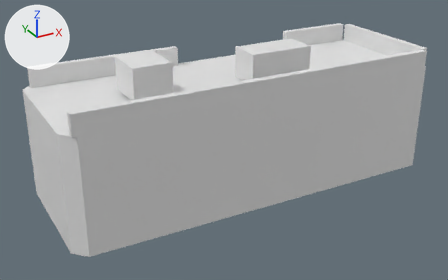
Two versions of the OBJ model cloudbreak-array-r4/assets/tower-p-1-col.obj, one commit apart.
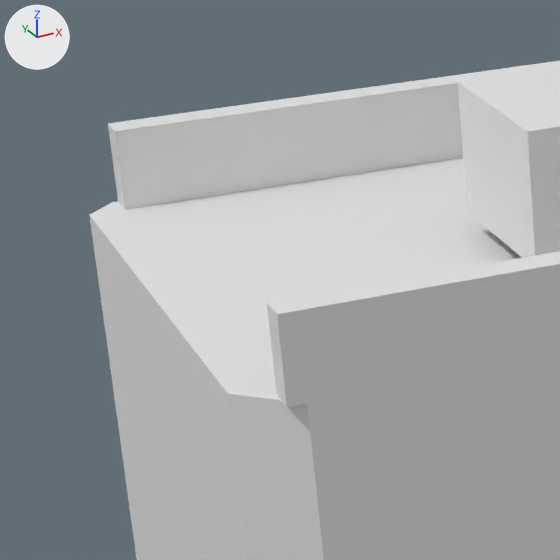
The first picture shows the older version from a 50 mm camera at (-7.92, -13.78, 5.14) aimed at (-0.41, -0.12, -1.69). The close-ups show the older and then the newer version on the part from 0% to 31% of the width and 13% to 63% of the height of that picture. Only the edits that show in the close-ups are written down. The axes (+X, +Y, +Z) are drawn at upper left. The lights are the same throughout. Where no turn or scale is listed for an object, it has been applied to the vertices.

Names of what the first close-up shows: 'Part000', 'Part001', 'Part004', 'Part007', 'Part009', 'Part011'.
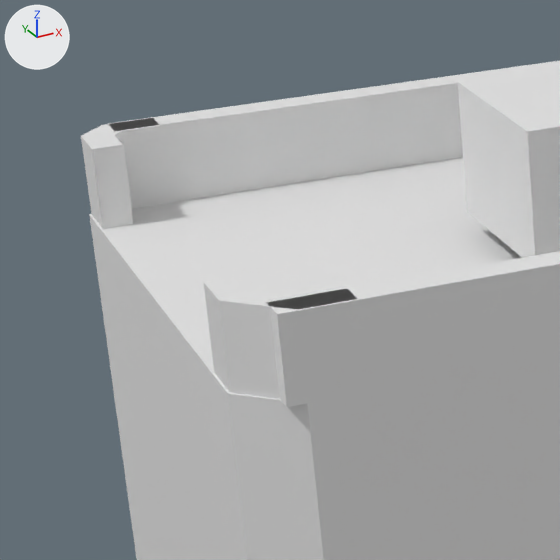
Location of each change, [x1, y1, x2, y2] in pixels of the close-ups (560 x 560 px):
'Part017', added
    after: [219, 290, 302, 399]
'Part015', added
    after: [81, 135, 133, 229]
'Part013', added
    after: [105, 118, 170, 209]
'Part016', added
    after: [204, 276, 251, 392]
'Part018', added
    after: [300, 288, 357, 309]
'Part014', added
    after: [82, 125, 132, 210]

The change, as a list of edits to the scene's bpy script:
```text
Add me_part018:
    me_part018.from_pydata([(-4.865, -1.887, 0.0), (-4.55, -1.887, 0.0), (-4.55, -1.699, 0.0), (-4.787, -1.699, 0.0), (-4.865, -1.887, 0.52), (-4.55, -1.887, 0.52), (-4.55, -1.699, 0.52), (-4.787, -1.699, 0.52)], [], [(2, 1, 0), (5, 6, 4), (3, 2, 0), (6, 7, 4), (5, 4, 0), (1, 5, 0), (6, 5, 1), (2, 6, 1), (7, 6, 2), (3, 7, 2), (4, 7, 3), (0, 4, 3)])
Add me_part017:
    me_part017.from_pydata([(-5.187, -1.565, 0.0), (-4.865, -1.887, 0.0), (-4.787, -1.699, 0.0), (-4.999, -1.487, 0.0), (-5.187, -1.565, 0.52), (-4.865, -1.887, 0.52), (-4.787, -1.699, 0.52), (-4.999, -1.487, 0.52)], [], [(2, 1, 0), (5, 6, 4), (3, 2, 0), (6, 7, 4), (5, 4, 0), (1, 5, 0), (6, 5, 1), (2, 6, 1), (7, 6, 2), (3, 7, 2), (4, 7, 3), (0, 4, 3)])
Add me_part016:
    me_part016.from_pydata([(-5.187, -1.25, 0.0), (-5.187, -1.565, 0.0), (-4.999, -1.487, 0.0), (-4.999, -1.25, 0.0), (-5.187, -1.25, 0.52), (-5.187, -1.565, 0.52), (-4.999, -1.487, 0.52), (-4.999, -1.25, 0.52)], [], [(2, 1, 0), (5, 6, 4), (3, 2, 0), (6, 7, 4), (5, 4, 0), (1, 5, 0), (6, 5, 1), (2, 6, 1), (7, 6, 2), (3, 7, 2), (4, 7, 3), (0, 4, 3)])
Add me_part015:
    me_part015.from_pydata([(-5.187, 1.713, 0.0), (-5.187, 1.398, 0.0), (-4.999, 1.398, 0.0), (-4.999, 1.635, 0.0), (-5.187, 1.713, 0.52), (-5.187, 1.398, 0.52), (-4.999, 1.398, 0.52), (-4.999, 1.635, 0.52)], [], [(2, 1, 0), (5, 6, 4), (3, 2, 0), (6, 7, 4), (5, 4, 0), (1, 5, 0), (6, 5, 1), (2, 6, 1), (7, 6, 2), (3, 7, 2), (4, 7, 3), (0, 4, 3)])
Add me_part014:
    me_part014.from_pydata([(-5.013, 1.887, 0.0), (-5.187, 1.713, 0.0), (-4.999, 1.635, 0.0), (-4.935, 1.699, 0.0), (-5.013, 1.887, 0.52), (-5.187, 1.713, 0.52), (-4.999, 1.635, 0.52), (-4.935, 1.699, 0.52)], [], [(2, 1, 0), (5, 6, 4), (3, 2, 0), (6, 7, 4), (5, 4, 0), (1, 5, 0), (6, 5, 1), (2, 6, 1), (7, 6, 2), (3, 7, 2), (4, 7, 3), (0, 4, 3)])
Add me_part013:
    me_part013.from_pydata([(-4.698, 1.887, 0.0), (-5.013, 1.887, 0.0), (-4.935, 1.699, 0.0), (-4.698, 1.699, 0.0), (-4.698, 1.887, 0.52), (-5.013, 1.887, 0.52), (-4.935, 1.699, 0.52), (-4.698, 1.699, 0.52)], [], [(2, 1, 0), (5, 6, 4), (3, 2, 0), (6, 7, 4), (5, 4, 0), (1, 5, 0), (6, 5, 1), (2, 6, 1), (7, 6, 2), (3, 7, 2), (4, 7, 3), (0, 4, 3)])
Add ob_part018:
    ob_part018 = bpy.data.objects.new('Part018', me_part018)
    ob_part018.location = (0.0, 0.0, 0.0)
Add ob_part017:
    ob_part017 = bpy.data.objects.new('Part017', me_part017)
    ob_part017.location = (0.0, 0.0, 0.0)
Add ob_part016:
    ob_part016 = bpy.data.objects.new('Part016', me_part016)
    ob_part016.location = (0.0, 0.0, 0.0)
Add ob_part015:
    ob_part015 = bpy.data.objects.new('Part015', me_part015)
    ob_part015.location = (0.0, 0.0, 0.0)
Add ob_part014:
    ob_part014 = bpy.data.objects.new('Part014', me_part014)
    ob_part014.location = (0.0, 0.0, 0.0)
Add ob_part013:
    ob_part013 = bpy.data.objects.new('Part013', me_part013)
    ob_part013.location = (0.0, 0.0, 0.0)
```
